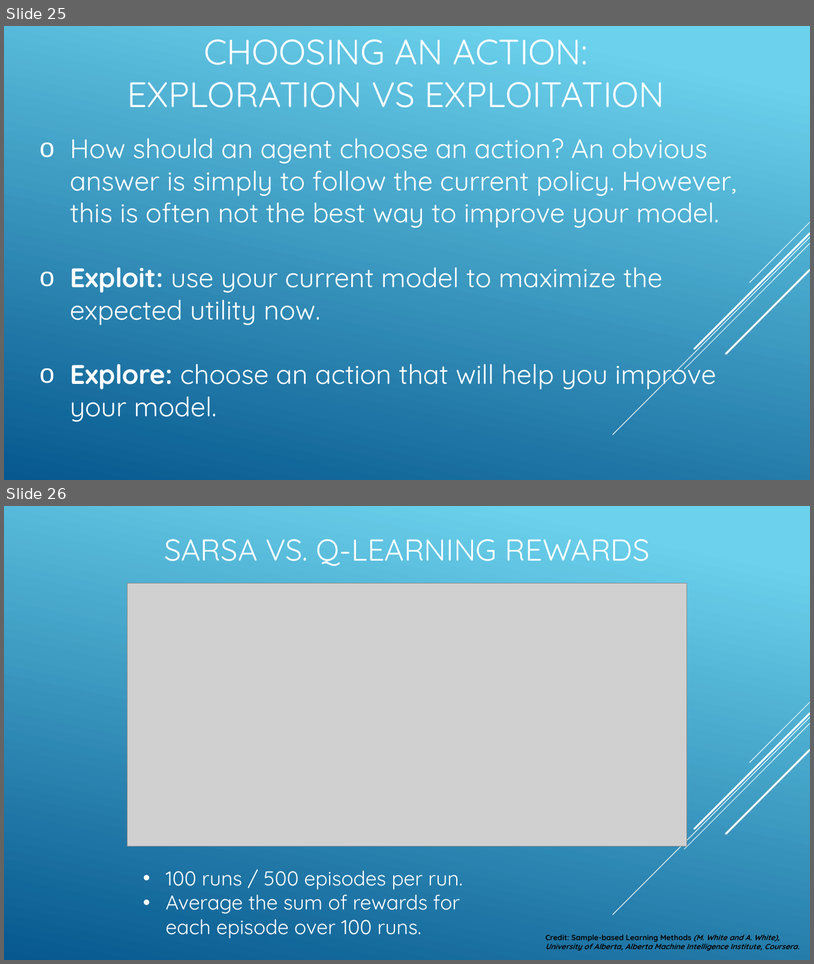
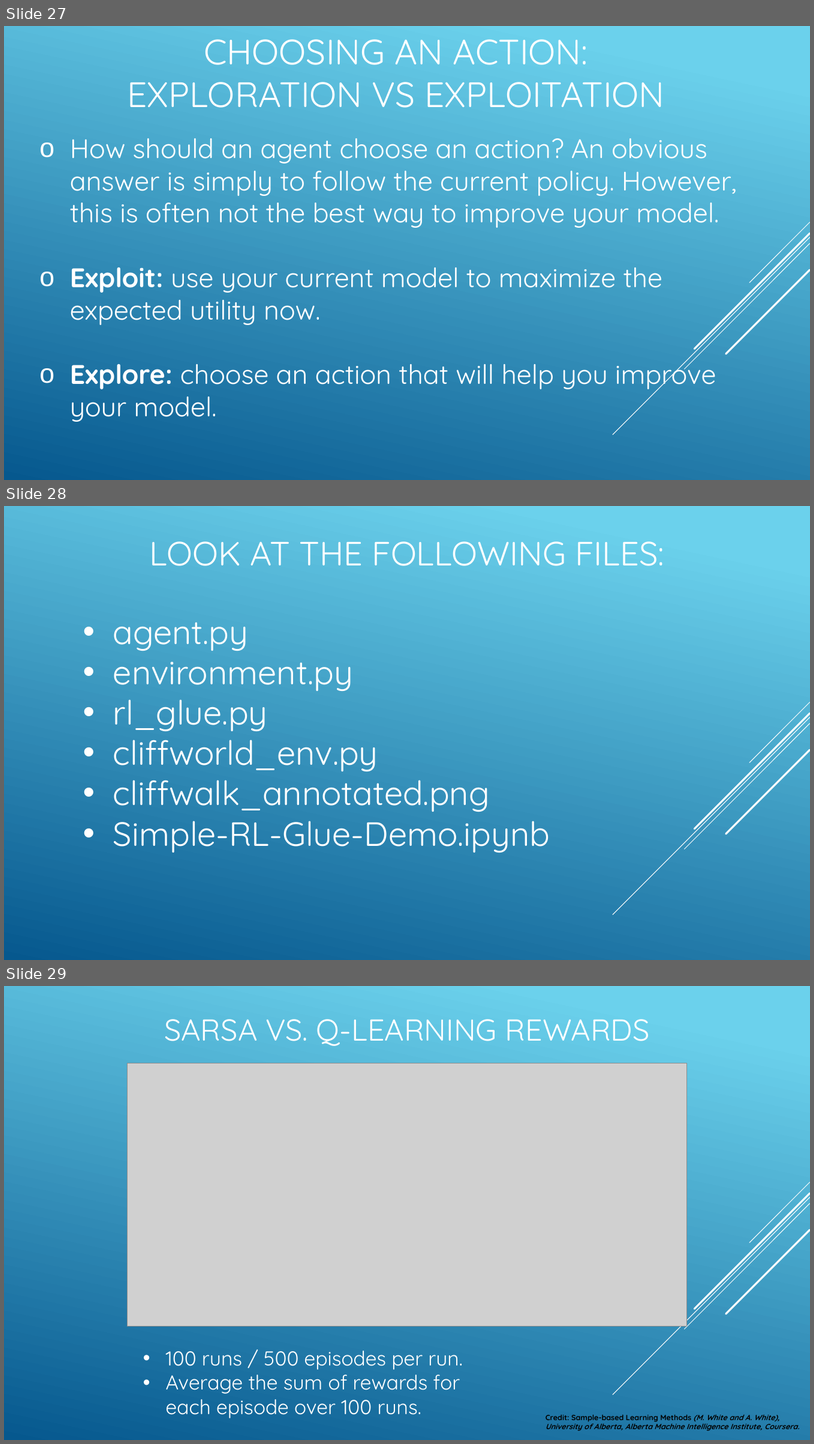
Before and after one commit to seohara1955/Presentations, a slide deck: mw-devs-ml-grp/2020-09-02/simple-rl-glue-app.pptx. Shown one above the other, each under a label of ours: slides 25 and 26 before the commit, slides 27, 28 and 29 after it. The pictures are 814x964 and 814x1444 pixels, drawn with LibreOffice and Linux fonts; fonts in the diff are those of the drawing; grey boxes stand for pictures. Boxes give left, top, right and bottom in pixels: in the first picture for what was removed or moved away, otherwise in the second. Text is boxed around its words. In the diff, an @@ line names an element or a change of style, - is before the commit and + after.

Commit message:
Update rl-glue slides.

```diff
--- a/mw-devs-ml-grp/2020-09-02/simple-rl-glue-app.pptx
+++ b/mw-devs-ml-grp/2020-09-02/simple-rl-glue-app.pptx
@@ slide 28 added at box(4, 506, 810, 960), background gradient #6ED2EB to #06588E; not listed: 5 template elements that a slide beside it also shows @@
@@ title added at box(149, 541, 665, 566), 40 pt, text #FFFFFF @@
+LOOK AT THE FOLLOWING FILES:
@@ text added at box(113, 622, 550, 852), 40 pt, text #FFFFFF @@
+• agent.py
+• environment.py
+• rl_glue.py
+• cliffworld_env.py
+• cliffwalk_annotated.png
+• Simple-RL-Glue-Demo.ipynb
@@ what was slide 25 is now slide 27 @@
@@ what was slide 26 is now slide 29 @@
```
Also in this commit, not shown: 9 slides changed, 3 other slides added, 1 slide removed, 1 other file.
